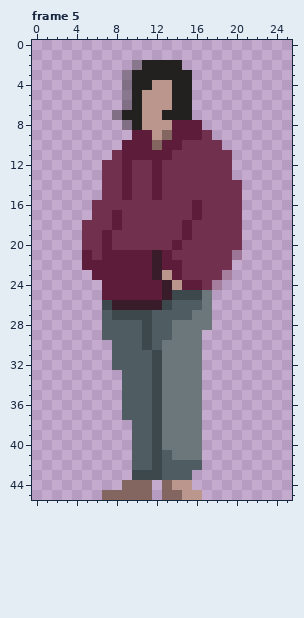
Pixel-art file, stored at Assets/Sprites/Animaciones - Claire.aseprite. Above, as it was before the edit.
26x46 pixels, 6 frames. Shown: frame 5. The commit also changed other frames, which this record leaves out.
New version:
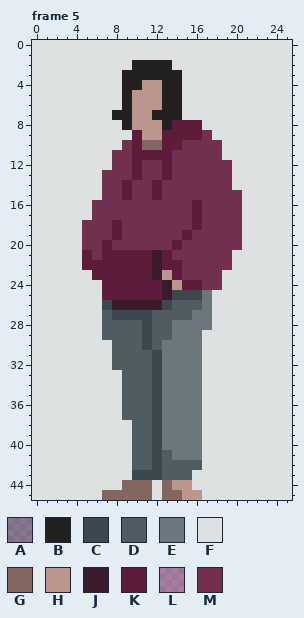
Palette (. is transparent): A #23211f5d  B #23211f  C #3d484c  D #4f5d62  E #6b777b  F #dee1e1  G #82665f  H #ba968d  J #391c29  K #5d1d3a  L #71314e5d  M #71314e
Log entry: breathing idle done
What changed:
Changed rows in their new state; - is an unchanged pixel.
Frame 5, layers "Claire Breathing Idle", "Fondo":
first column x 0:
 0 FFFFFFFFFFFFFFFFFFFFFFFFFF
 1 FFFFFFFFFFFFFFFFFFFFFFFFFF
 2 FFFFFFFFFFB---FFFFFFFFFFFF
 3 FFFFFFFFFB-----FFFFFFFFFFF
 4 FFFFFFFFFB-H-B-FFFFFFFFFFF
 5 FFFFFFFFFBH--B-FFFFFFFFFFF
 6 FFFFFFFFFBH--B-FFFFFFFFFFF
 7 FFFFFFFFB-H-B--FFFFFFFFFFF
 8 FFFFFFFFFBH--B---FFFFFFFFF
 9 FFFFFFFFFF-H-K----FFFFFFFF
10 FFFFFFFFFM-G-------FFFFFFF
11 FFFFFFFF-M---------FFFFFFF
12 FFFFFFFF-MK-MK------FFFFFF
13 FFFFFFF--MK-MK------FFFFFF
14 FFFFFFF-------------FFFFFF
15 FFFFFFF--------------FFFFF
16 FFFFFF---------------FFFFF
17 FFFFFF--M------------FFFFF
18 FFFFF----------MK----FFFFF
19 FFFFF--MK------------FFFFF
20 FFFFF----------------FFFFF
21 FFFFF---------------FFFFFF
22 FFFFF---------------FFFFFF
23 FFFFFF-------------FFFFFFF
24 FFFFFFF-----------MFFFFFFF
25 FFFFFFF-----------FFFFFFFF
26 FFFFFFF-----------FFFFFFFF
27 FFFFFFF-----------FFFFFFFF
28 FFFFFFF-----------FFFFFFFF
29 FFFFFFF----------FFFFFFFFF
30 FFFFFFFF---------FFFFFFFFF
31 FFFFFFFF---------FFFFFFFFF
32 FFFFFFFF---------FFFFFFFFF
33 FFFFFFFFF--------FFFFFFFFF
34 FFFFFFFFF--------FFFFFFFFF
35 FFFFFFFFF--------FFFFFFFFF
36 FFFFFFFFF--------FFFFFFFFF
37 FFFFFFFFF--------FFFFFFFFF
38 FFFFFFFFFF-------FFFFFFFFF
39 FFFFFFFFFF-------FFFFFFFFF
40 FFFFFFFFFF-------FFFFFFFFF
41 FFFFFFFFFF-------FFFFFFFFF
42 FFFFFFFFFF-------FFFFFFFFF
43 FFFFFFFFFF------FFFFFFFFFF
44 FFFFFFFFF---F---FFFFFFFFFF
45 FFFFFFF-----F----FFFFFFFFF
Changed places in both pictures, as pixel boxes (x1, y1, x2, y2):
changed: (32, 40, 292, 500)
